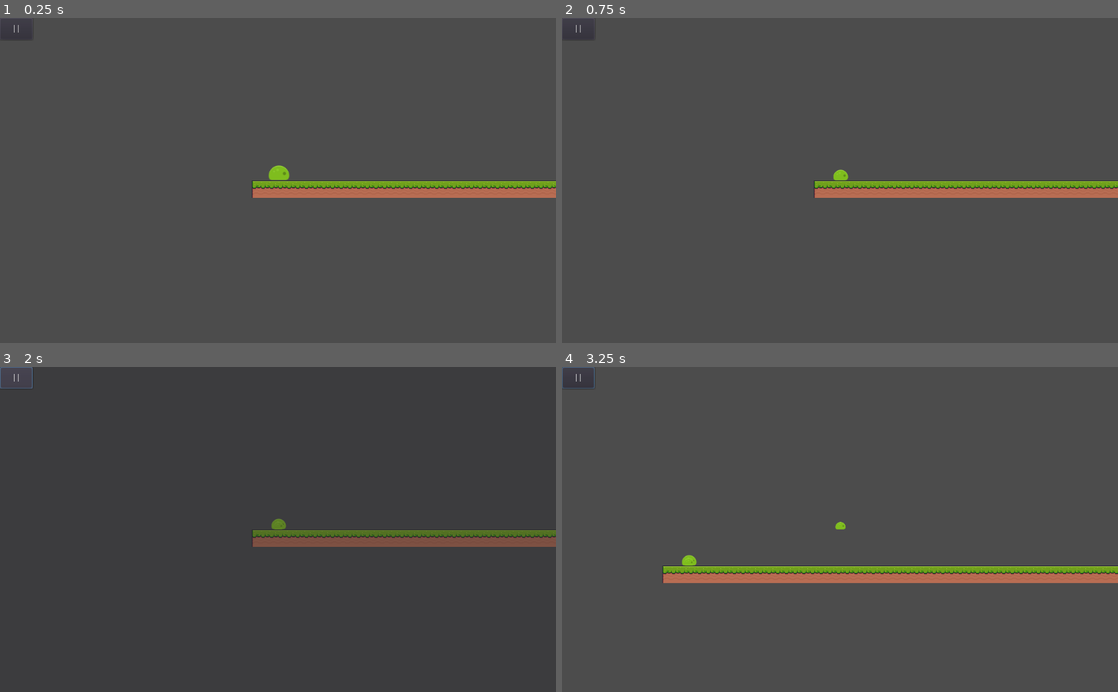
Above: before the commit, frames 1-4 (two rows, left to right).
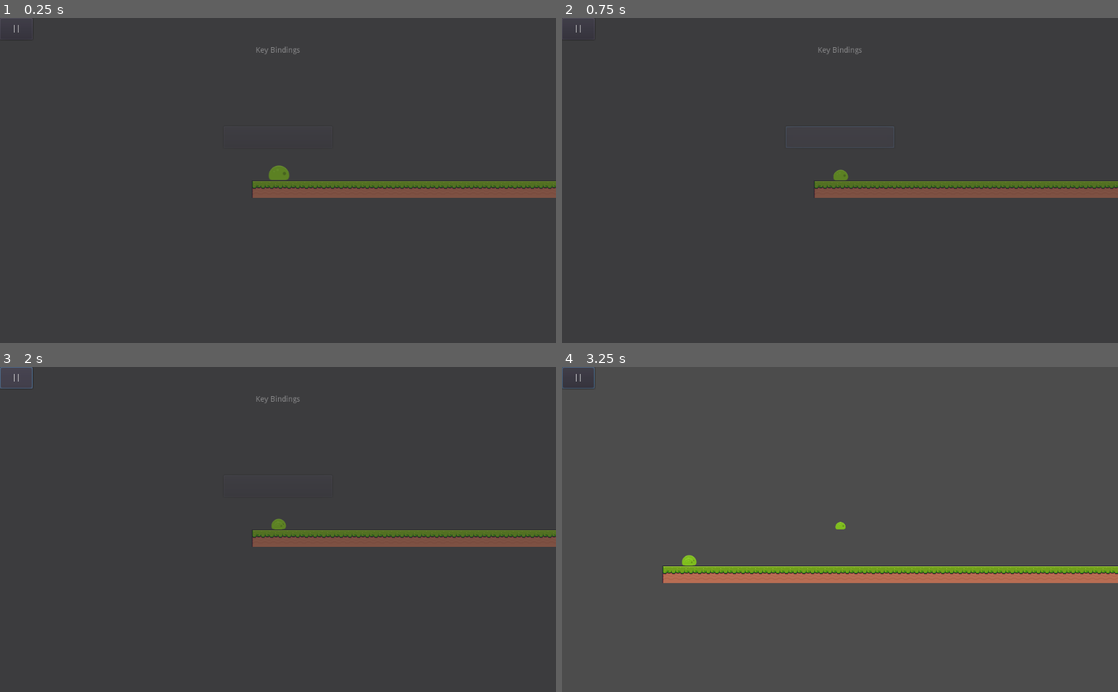
Above: after the commit, the same moments.

Repository: MGPAlpha/SlimeGame
Game: Godot game, scene res://main.tscn
Same seed, same stepped clock (60 frames per second), same inputs: the game is played once before the commit and once after it.
Inputs (mouse positions are in pixels of both pictures, inside the frame that each line leads up to):
- Up to frame 1 (0.25 s): no input
- Up to frame 2 (0.75 s): click (840, 138) at 0.52 s
- Up to frame 3 (2 s): click "||" at 1.25 s
- Up to frame 4 (3.25 s): tap Enter at 2 s; move the mouse to (962, 513) at 2.02 s; hold D (right) from 2.03 s (still down); tap Space (jump) at 2.1, 2.27, 2.57, 3.02, 3.05 s; move the mouse to (728, 545) at 2.77 s; right-click (728, 545) at 2.85 s

The runs differ from the first frame. In frame 1, 2.9% of the frame differs, in the area x 45-100%, y 8-56%; in frame 2, 2.8%; in frame 3, less than 0.1%; in frame 4, nothing differs.

Commit message:
Added KeyBindings Template
very basic, nothing actually implemented.
made a typo in the last commit, escape pauses

Diff:
--- /dev/null
+++ b/KeyBindings.gd
@@ -0,0 +1,18 @@
+extends Panel
+
+
+# Declare member variables here. Examples:
+var jump = @"Jump"
+# var b = "text"
+
+
+# Called when the node enters the scene tree for the first time.
+func _ready():
+	pass # Replace with function body.
+
+
+# Called every frame. 'delta' is the elapsed time since the previous frame.
+#func _process(delta):
+
+#func _input(event):
+#	InputMap.action_add_event("jump", event)
--- a/main.tscn
+++ b/main.tscn
@@ -1,9 +1,10 @@
-[gd_scene load_steps=9 format=2]
+[gd_scene load_steps=10 format=2]
 
 [ext_resource path="res://Prefabs/Slime.tscn" type="PackedScene" id=1]
 [ext_resource path="res://SlimeRoot.gd" type="Script" id=2]
 [ext_resource path="res://Assets/Pixel Adventure 1/Free/Terrain/Terrain (16x16).png" type="Texture" id=3]
 [ext_resource path="res://Pause.gd" type="Script" id=4]
+[ext_resource path="res://KeyBindings.gd" type="Script" id=5]
 
 [sub_resource type="ConvexPolygonShape2D" id=3]
 points = PoolVector2Array( 0, 0, 16, 0, 16, 16, 0, 16 )
@@ -76,13 +77,31 @@
 pause_mode = 2
 
 [node name="PauseMenu" type="Panel" parent="CanvasLayer"]
-visible = false
 modulate = Color( 1, 1, 1, 0.392157 )
 anchor_right = 1.0
 anchor_bottom = 1.0
+script = ExtResource( 5 )
 __meta__ = {
 "_edit_use_anchors_": false
 }
+
+[node name="Label" type="Label" parent="CanvasLayer/PauseMenu"]
+anchor_right = 1.0
+margin_bottom = 120.0
+text = "Key Bindings"
+align = 1
+valign = 1
+__meta__ = {
+"_edit_use_anchors_": false
+}
+
+[node name="Jump" type="Button" parent="CanvasLayer/PauseMenu"]
+anchor_left = 0.5
+anchor_right = 0.5
+margin_left = -100.0
+margin_top = 200.0
+margin_right = 100.0
+margin_bottom = 240.0
 
 [node name="PauseButton" type="Button" parent="CanvasLayer"]
 margin_right = 60.0
